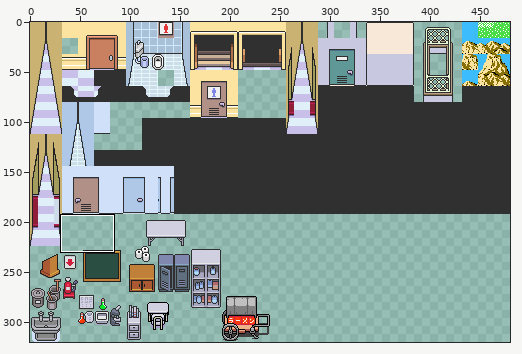
Sprite sheet: images/layer0.png. Above, an overview of the earlier version with the close-up marked.
Close-up. The starting point:
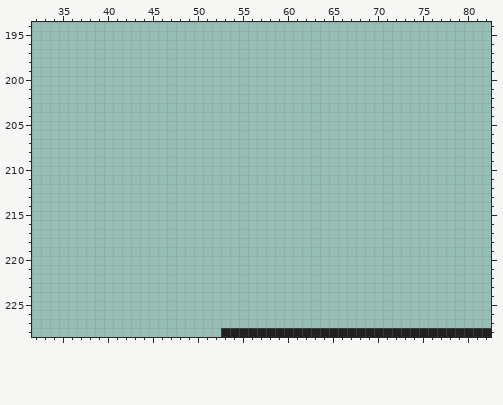
The file is 480x320 pixels. Colours within 5 levels of each other are drawn and written as one. Shown: x 32..82, y 194..228.
Once edited:
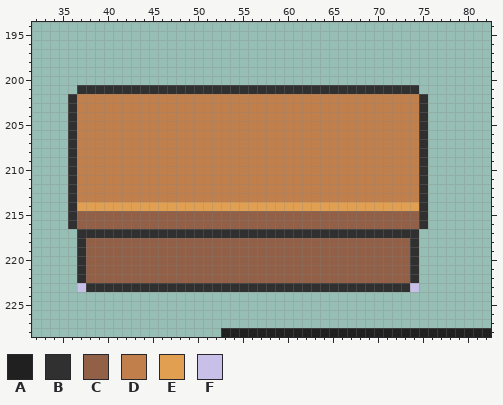
Palette (. is transparent): A #202020  B #303030  C #916046  D #c1804b  E #e1a051  F #c8c0e8
What changed:
@@ x 32..82 @@
 200 ...................................................
-201 ...................................................
-202 ...................................................
-203 ...................................................
-204 ...................................................
-205 ...................................................
-206 ...................................................
-207 ...................................................
-208 ...................................................
-209 ...................................................
-210 ...................................................
-211 ...................................................
-212 ...................................................
-213 ...................................................
-214 ...................................................
-215 ...................................................
-216 ...................................................
-217 ...................................................
-218 ...................................................
-219 ...................................................
-220 ...................................................
-221 ...................................................
-222 ...................................................
-223 ...................................................
+201 .....BBBBBBBBBBBBBBBBBBBBBBBBBBBBBBBBBBBBBB........
+202 ....BDDDDDDDDDDDDDDDDDDDDDDDDDDDDDDDDDDDDDDB.......
+203 ....BDDDDDDDDDDDDDDDDDDDDDDDDDDDDDDDDDDDDDDB.......
+204 ....BDDDDDDDDDDDDDDDDDDDDDDDDDDDDDDDDDDDDDDB.......
+205 ....BDDDDDDDDDDDDDDDDDDDDDDDDDDDDDDDDDDDDDDB.......
+206 ....BDDDDDDDDDDDDDDDDDDDDDDDDDDDDDDDDDDDDDDB.......
+207 ....BDDDDDDDDDDDDDDDDDDDDDDDDDDDDDDDDDDDDDDB.......
+208 ....BDDDDDDDDDDDDDDDDDDDDDDDDDDDDDDDDDDDDDDB.......
+209 ....BDDDDDDDDDDDDDDDDDDDDDDDDDDDDDDDDDDDDDDB.......
+210 ....BDDDDDDDDDDDDDDDDDDDDDDDDDDDDDDDDDDDDDDB.......
+211 ....BDDDDDDDDDDDDDDDDDDDDDDDDDDDDDDDDDDDDDDB.......
+212 ....BDDDDDDDDDDDDDDDDDDDDDDDDDDDDDDDDDDDDDDB.......
+213 ....BDDDDDDDDDDDDDDDDDDDDDDDDDDDDDDDDDDDDDDB.......
+214 ....BEEEEEEEEEEEEEEEEEEEEEEEEEEEEEEEEEEEEEEB.......
+215 ....BCCCCCCCCCCCCCCCCCCCCCCCCCCCCCCCCCCCCCCB.......
+216 ....BCCCCCCCCCCCCCCCCCCCCCCCCCCCCCCCCCCCCCCB.......
+217 .....BBBBBBBBBBBBBBBBBBBBBBBBBBBBBBBBBBBBBB........
+218 .....BCCCCCCCCCCCCCCCCCCCCCCCCCCCCCCCCCCCCB........
+219 .....BCCCCCCCCCCCCCCCCCCCCCCCCCCCCCCCCCCCCB........
+220 .....BCCCCCCCCCCCCCCCCCCCCCCCCCCCCCCCCCCCCB........
+221 .....BCCCCCCCCCCCCCCCCCCCCCCCCCCCCCCCCCCCCB........
+222 .....BCCCCCCCCCCCCCCCCCCCCCCCCCCCCCCCCCCCCB........
+223 .....FBBBBBBBBBBBBBBBBBBBBBBBBBBBBBBBBBBBBF........
 224 ...................................................
Where, in picture pixels (left, top, right, bottom), the same in both close-ups:
added: (68, 85, 428, 292)
